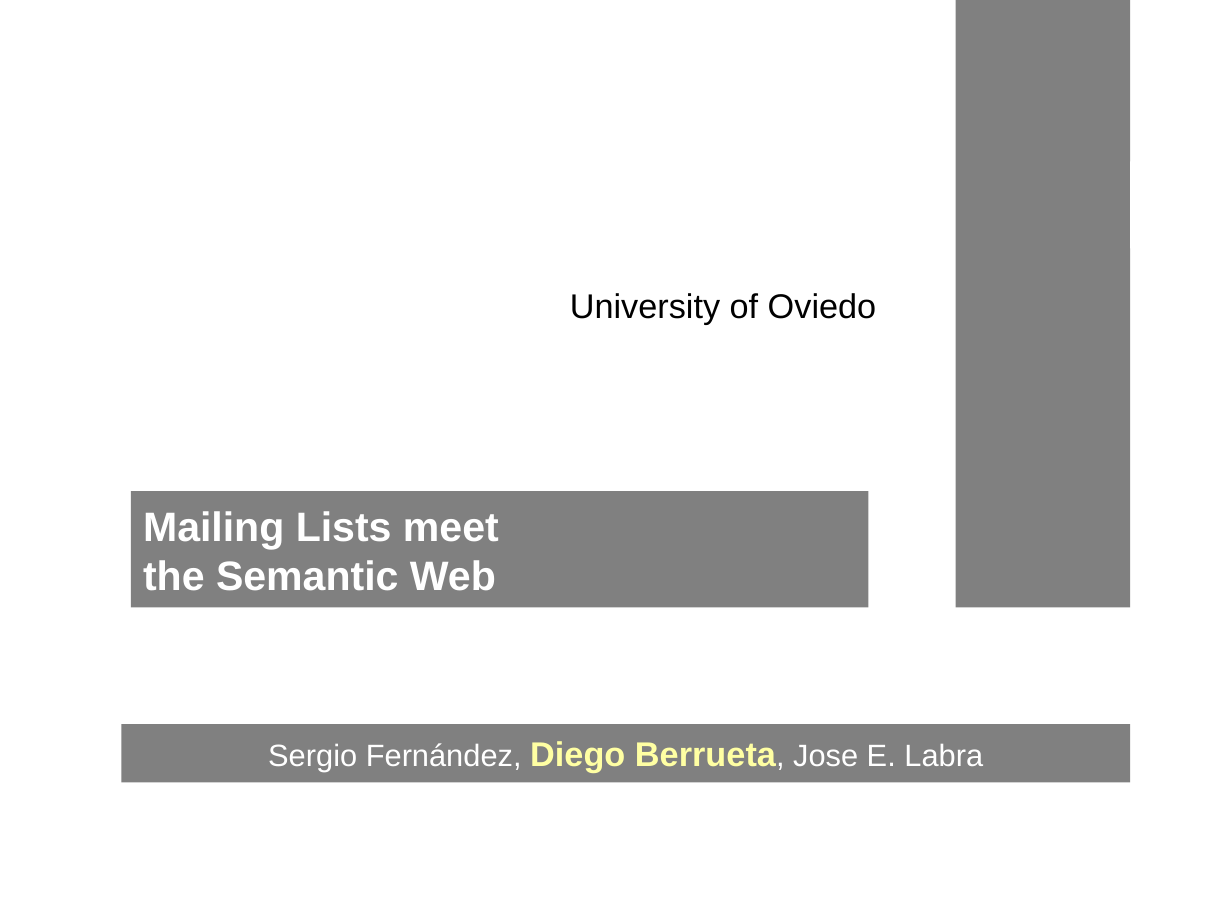
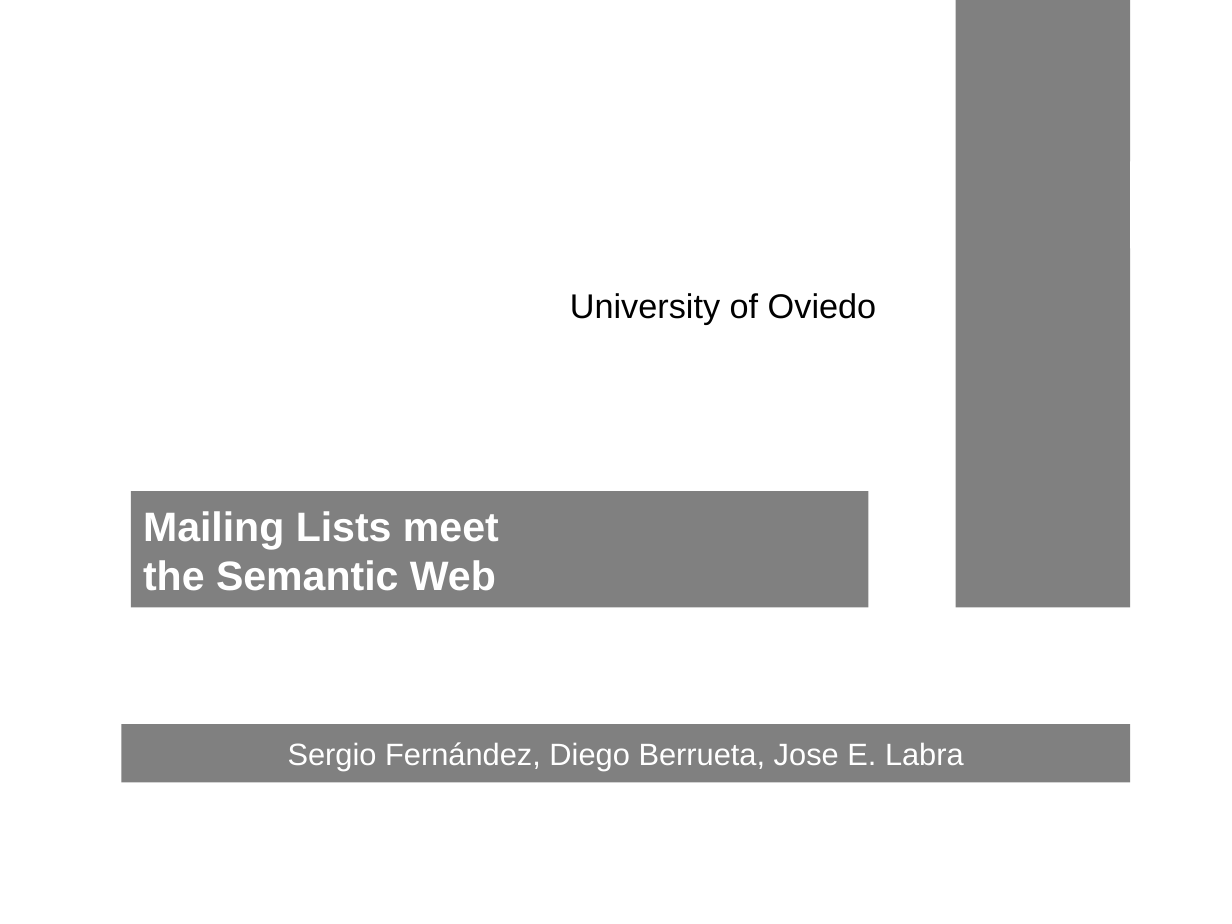
Before and after one commit to wikier/swaml, a slide deck: slide 1 of doc/talks/20070427-saw2007/swaml.ppt. Drawn at 1232x924 pixels with LibreOffice and Linux fonts; fonts in the diff are those of the drawing; background and template pictures are left out. Boxes give left, top, right and bottom in pixels: in the first picture for what was removed or moved away, otherwise in the second. Text is boxed around its words. In the diff, an @@ line names an element or a change of style, - is before the commit and + after.

Commit message:
final version

```diff
--- a/doc/talks/20070427-saw2007/swaml.ppt
+++ b/doc/talks/20070427-saw2007/swaml.ppt
@@ rectangle "Sergio Fernández, Diego Berrueta, Jose ..." at [121,724,1130,782]: size 20 to 18 pt, text colour #FFFFA3 to #FFFFFF, bold off in "Diego Berrueta," @@
```
